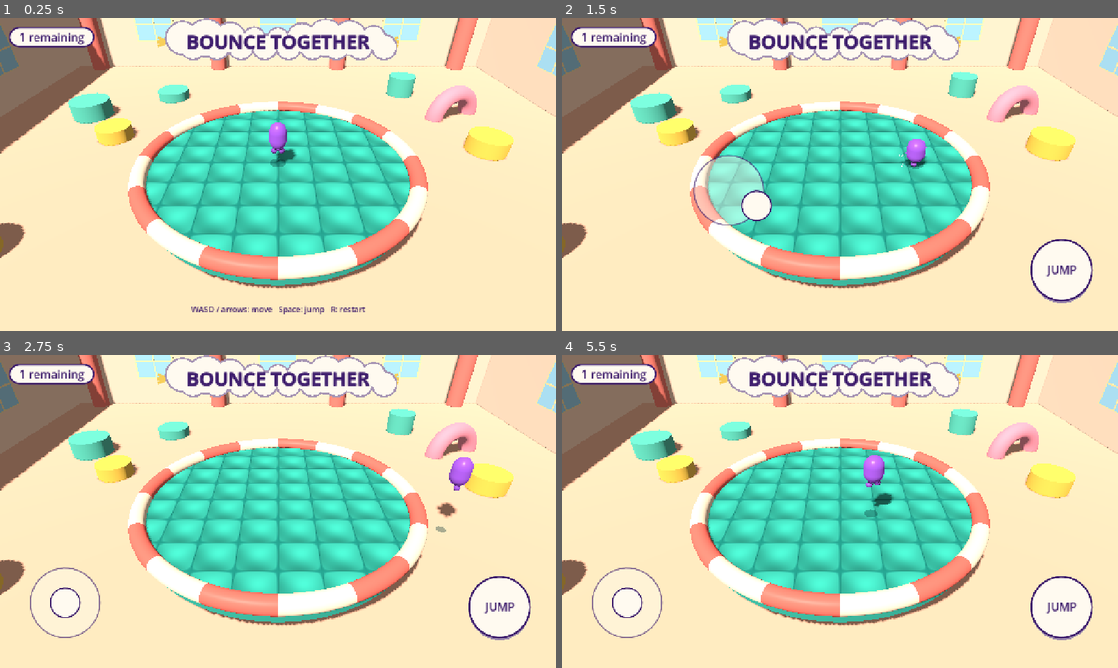
Above: before the commit, frames 1-4 (two rows, left to right).
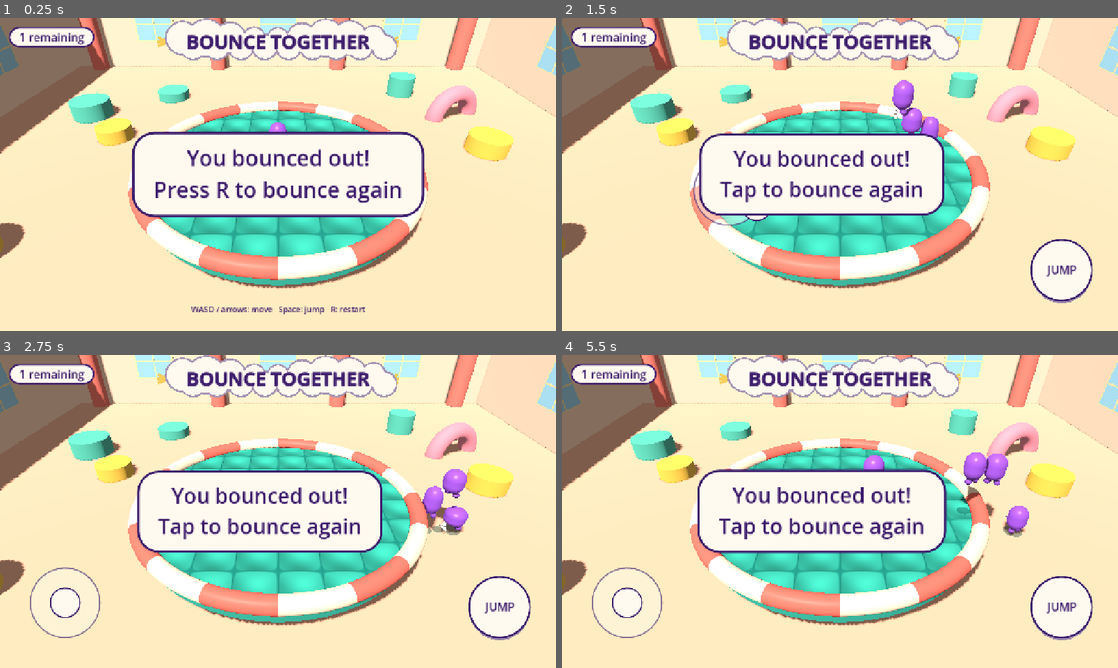
Above: after the commit, the same moments.

Repository: oronanschel/bounce-together
Game: Godot game, scene res://scenes/main.tscn
Same seed, same stepped clock (60 frames per second), same inputs: the game is played once before the commit and once after it.
Inputs (mouse positions are in pixels of both pictures, inside the frame that each line leads up to):
- Up to frame 1 (0.25 s): no input
- Up to frame 2 (1.5 s): tap R (restart) at 0.5 s; move the mouse to (962, 158) at 0.52 s; hold D (move_right) 0.53-1.25 s; tap Space (jump) at 0.6, 0.77, 1.07 s; click (962, 158) at 0.67 s; tap Enter at 1.25 s; drag from (728, 190) to (812, 237) at 1.27 s
- Up to frame 3 (2.75 s): tap Enter at 2 s; move the mouse to (333, 442) at 2.02 s; hold D (move_right) from 2.03 s (still down); tap Space (jump) at 2.1 s
- Up to frame 4 (5.5 s): release D (move_right) at 2.75 s; tap Enter at 2.75, 3.5, 4.25 s; drag from (812, 574) to (673, 464) at 2.77 s; move the mouse to (1006, 558) at 3.52 s; hold A (move_left) 3.53-4.25 s; tap Space (jump) at 3.6, 3.77, 4.07, 5.1 s; tap R (restart) at 4.15 s; drag from (673, 464) to (756, 433) at 4.27 s; move the mouse to (867, 511) at 5.02 s; hold S (move_back) from 5.03 s (still down); click (867, 511) at 5.17 s

The runs differ from the first frame. In frame 1, 14% of the frame differs, in the area x 23-77%, y 36-64%; in frame 2, 12%; in frame 3, 12%; in frame 4, 13%.
Error after the commit: Parse Error: The function signature doesn't match the parent. Parent signature is "_get(StringName) -> Variant". (res://scripts/sfx.gd:19)

Commit message:
Add original synthesized sound effects (jump, land, out)
Assisted-by: Claude Code:claude-sonnet-5-5 (Karma42 agent sonnet-bouncer)

Co-Authored-By: Claude Sonnet 5.5 <noreply@anthropic.com>

Diff:
--- a/scripts/main.gd
+++ b/scripts/main.gd
@@ -7,6 +7,7 @@
 const Player := preload("res://scripts/player.gd")
 const Hud := preload("res://scripts/ui.gd")
 const Fx := preload("res://scripts/fx.gd")
+const Sfx := preload("res://scripts/sfx.gd")
 
 const ARENA_RADIUS := 8.0
 const OUT_HEIGHT := -0.8  # below the arena top (y = 0) means you fell off
@@ -87,6 +88,7 @@
 	p.position = Vector3(0, 1.5, 0)
 	add_child(p)
 	p.landed.connect(_on_player_landed.bind(p))
+	p.jumped.connect(Sfx.play.bind(self, "jump", 0.6))
 	players.append(p)
 	hud.show_playing(_remaining())
 
@@ -95,6 +97,7 @@
 	if impact < 2.0:
 		return
 	Fx.landing_puff(self, p.global_position, impact)
+	Sfx.play(self, "land", clampf(impact / 14.0, 0.2, 1.0))
 	if p.global_position.y > -0.2:
 		arena.add_dent(p.global_position, impact / 12.0)
 
@@ -116,6 +119,7 @@
 	for p in players:
 		if not p.is_out and p.global_position.y < OUT_HEIGHT:
 			p.is_out = true
+			Sfx.play(self, "out")
 			hud.set_remaining(_remaining())
 			if _remaining() > 0:
 				hud.flash_out(p.get_meta("display_name", "Someone"), p.body_color)
--- a/scripts/player.gd
+++ b/scripts/player.gd
@@ -4,6 +4,7 @@
 ## hard landings bounce you back up a little.
 
 signal landed(impact: float)
+signal jumped
 
 const CharacterVisual := preload("res://scripts/character_visual.gd")
 
@@ -49,6 +50,7 @@
 
 	if is_on_floor() and not is_out and Input.is_action_just_pressed("jump"):
 		velocity.y = JUMP_VELOCITY
+		jumped.emit()
 
 	move_and_slide()
 
--- /dev/null
+++ b/scripts/sfx.gd
@@ -0,0 +1,62 @@
+extends RefCounted
+## Original sound effects, synthesized in code at startup (no audio files, so
+## nothing to license). Static helpers: Sfx.play(self, "jump"), Sfx.play(self, "land", 0.8).
+
+const RATE := 22050
+static var _cache := {}
+
+
+static func play(parent: Node, sound: String, volume := 1.0, pitch := 1.0) -> void:
+	var p := AudioStreamPlayer.new()
+	p.stream = _get(sound)
+	p.volume_db = linear_to_db(clampf(volume, 0.01, 1.0)) - 4.0
+	p.pitch_scale = pitch
+	parent.add_child(p)
+	p.finished.connect(p.queue_free)
+	p.play()
+
+
+static func _get(sound: String) -> AudioStreamWAV:
+	if not _cache.has(sound):
+		_cache[sound] = _make(sound)
+	return _cache[sound]
+
+
+static func _make(sound: String) -> AudioStreamWAV:
+	match sound:
+		"jump":  # springy upward "boing"
+			return _synth(0.28, func(t: float, n: float) -> float:
+				var f := 300.0 + 700.0 * n + sin(t * 40.0) * 25.0
+				return sin(TAU * f * t) * pow(1.0 - n, 1.5))
+		"land":  # soft low thud
+			return _synth(0.22, func(t: float, n: float) -> float:
+				var f := 140.0 - 90.0 * n
+				return (sin(TAU * f * t) + 0.25 * sin(TAU * f * 2.0 * t)) * pow(1.0 - n, 2.5))
+		"out":  # sad slide down
+			return _synth(0.6, func(t: float, n: float) -> float:
+				var f := 520.0 - 380.0 * n
+				return sin(TAU * f * t + sin(t * 30.0) * 1.5) * (1.0 - n))
+		"win":  # happy rising arpeggio
+			return _synth(0.7, func(t: float, n: float) -> float:
+				var notes := [523.25, 659.25, 783.99, 1046.5]
+				var i := mini(int(t / 0.14), 3)
+				var local := t - i * 0.14
+				return sin(TAU * notes[i] * t) * exp(-local * 6.0) * (1.0 - n * 0.4))
+	return _synth(0.1, func(_t: float, _n: float) -> float: return 0.0)
+
+
+## Renders fn(time_seconds, normalized_progress) -> sample in [-1, 1] to a 16-bit mono stream.
+static func _synth(seconds: float, fn: Callable) -> AudioStreamWAV:
+	var count := int(RATE * seconds)
+	var data := PackedByteArray()
+	data.resize(count * 2)
+	for i in count:
+		var t := float(i) / RATE
+		var s := clampf(fn.call(t, float(i) / count) * 0.6, -1.0, 1.0)
+		data.encode_s16(i * 2, int(s * 32767.0))
+	var w := AudioStreamWAV.new()
+	w.format = AudioStreamWAV.FORMAT_16_BITS
+	w.mix_rate = RATE
+	w.stereo = false
+	w.data = data
+	return w
Not shown, changed: ASSETS.md
